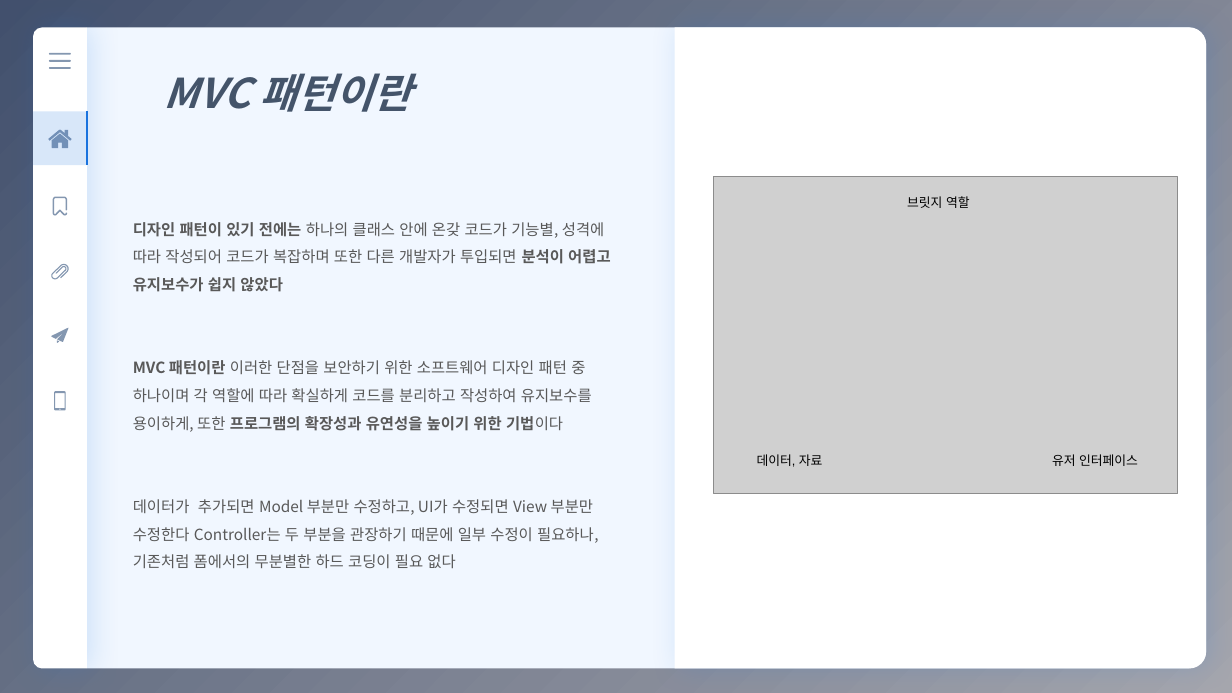
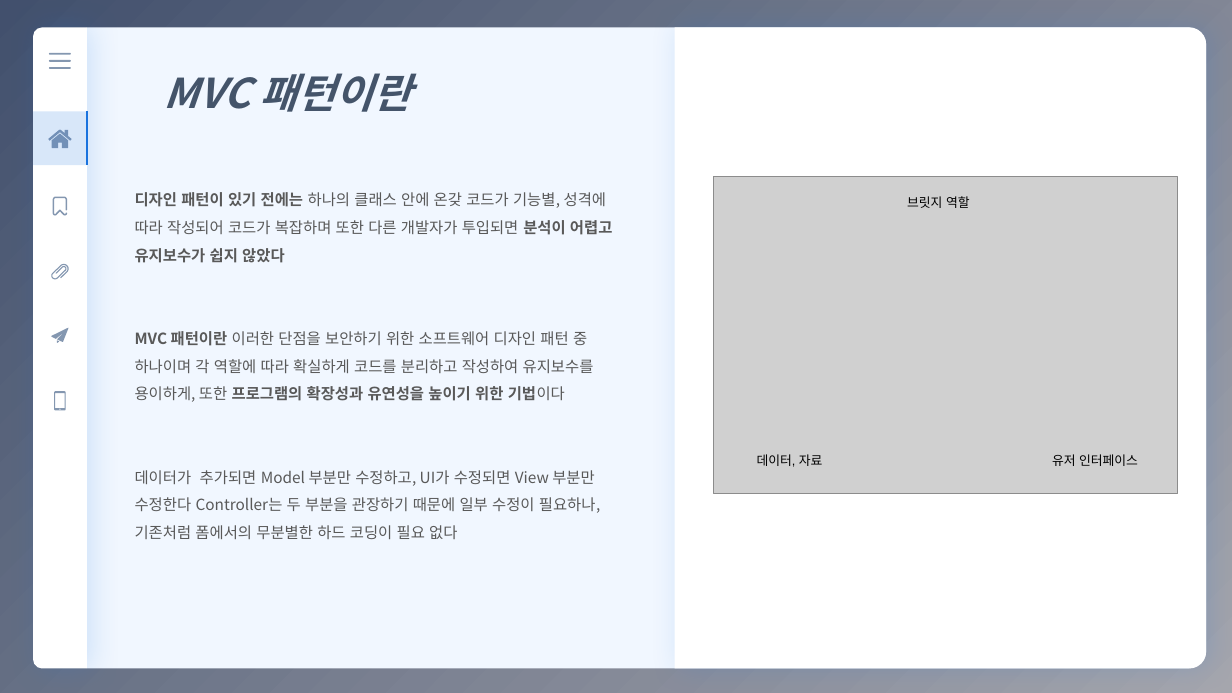
Before and after one commit to eunbee-kim/dmsql1471, a slide deck: slide 2 of 교육/4주차_MVC_SPA_PWA.pptx. Drawn at 1232x693 pixels with LibreOffice and Linux fonts; fonts in the diff are those of the drawing; grey boxes stand for pictures. Boxes give left, top, right and bottom in pixels: in the first picture for what was removed or moved away, otherwise in the second. Text is boxed around its words. In the diff, an @@ line names an element or a change of style, - is before the commit and + after.

```diff
--- a/교육/4주차_MVC_SPA_PWA.pptx
+++ b/교육/4주차_MVC_SPA_PWA.pptx
@@ text "디자인 패턴이 있기 전에는 하나의 ...": place and size @@
-text "디자인 패턴이 있기 전에는 하나의 ..." at (133,222,610,568)
+text "디자인 패턴이 있기 전에는 하나의 ..." at (135,192,612,539)
```
Also in this commit, not shown: 2 other slides changed, 3 slides added, 2 slides removed.
